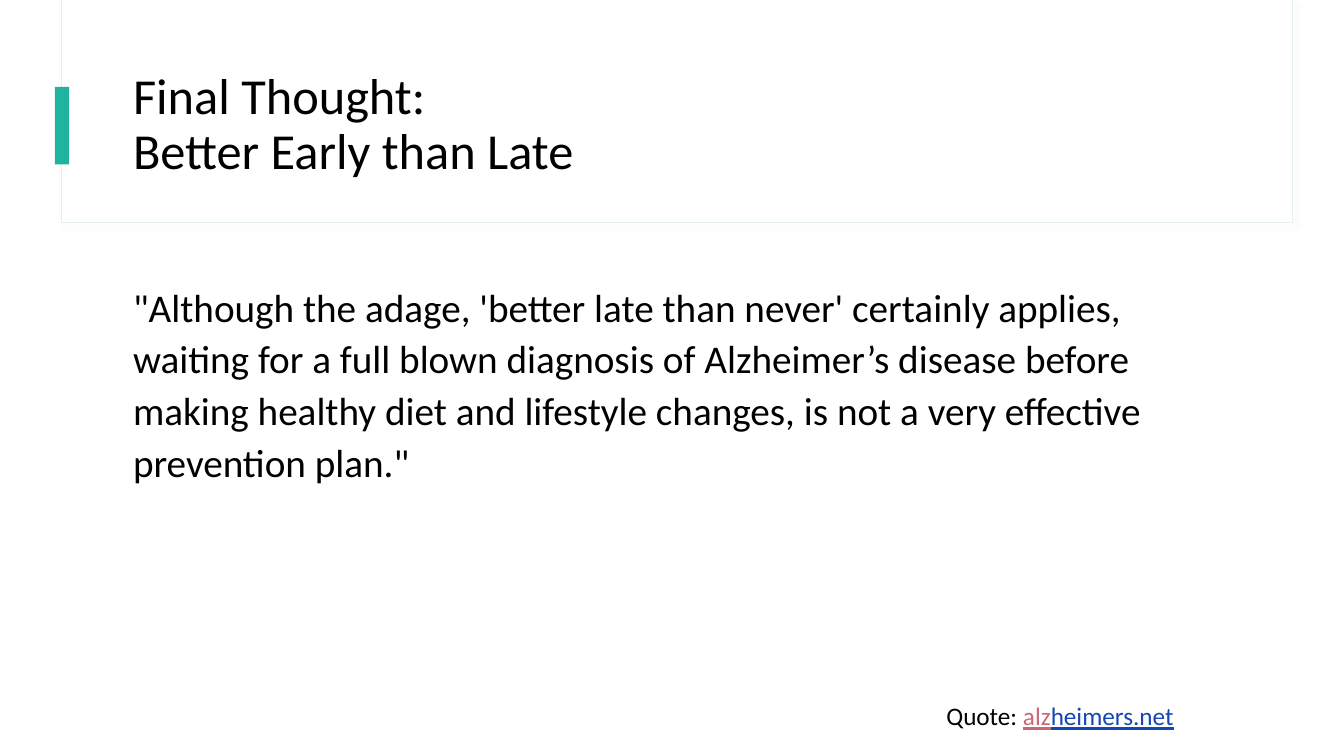
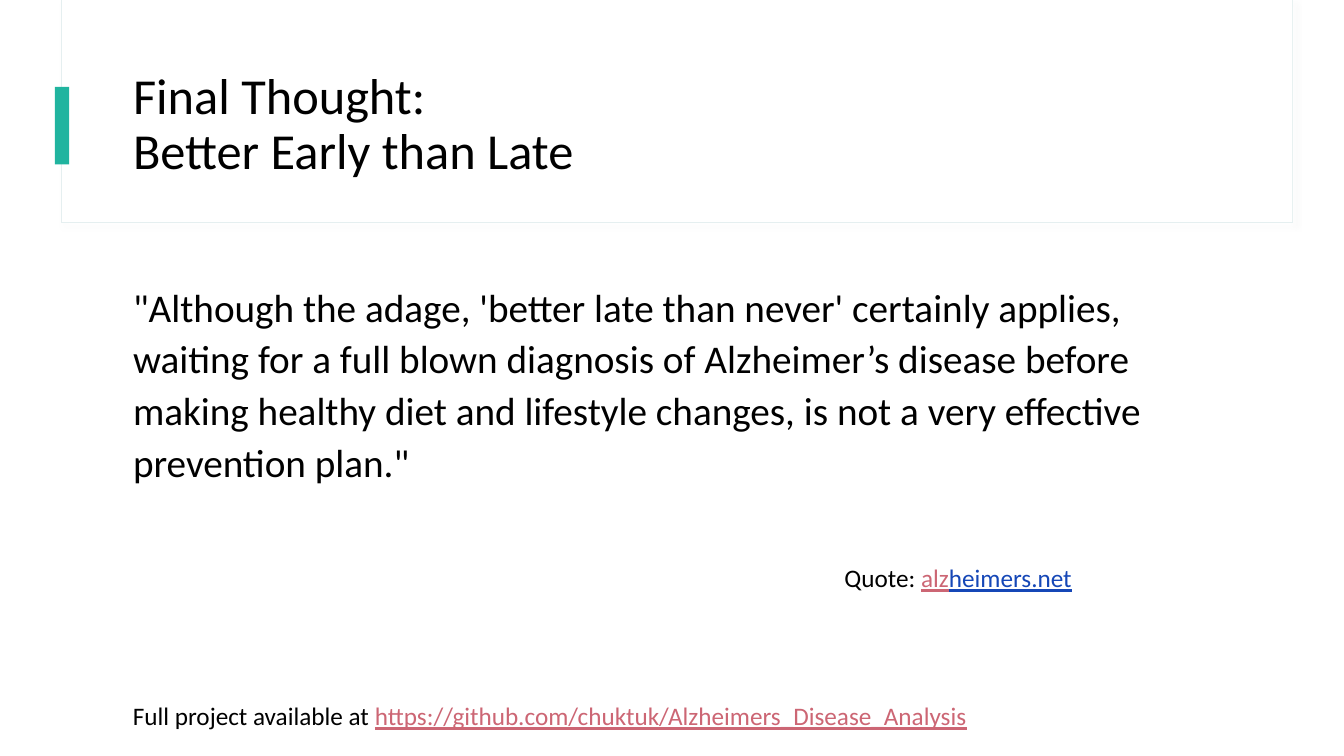
Before and after one commit to chuktuk/Alzheimers_Disease_Analysis, a slide deck: slide 38 of AD_Final_Presentation.pptx. Drawn at 1344x756 pixels with LibreOffice and Linux fonts; fonts in the diff are those of the drawing. Boxes give left, top, right and bottom in pixels: in the first picture for what was removed or moved away, otherwise in the second. Text is boxed around its words. In the diff, an @@ line names an element or a change of style, - is before the commit and + after.

```diff
--- a/AD_Final_Presentation.pptx
+++ b/AD_Final_Presentation.pptx
@@ text "Quote: alzheimers.net": place and size @@
-text "Quote: alzheimers.net" at [946, 707, 1174, 730]
+text "Quote: alzheimers.net" at [844, 569, 1072, 592]
@@ text added at [133, 707, 966, 730], 18 pt, text #CC6674, underline @@
+Full project available at https://github.com/chuktuk/Alzheimers_Disease_Analysis
```
Also in this commit, not shown: 2 other files.
